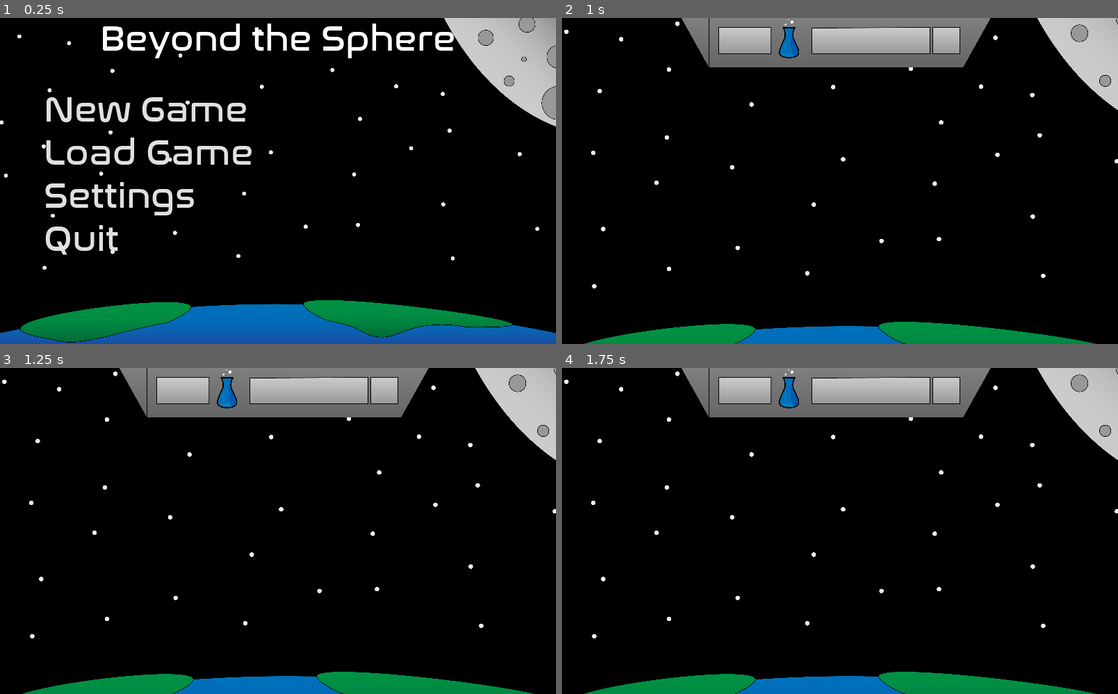
Above: before the commit, frames 1-4 (two rows, left to right).
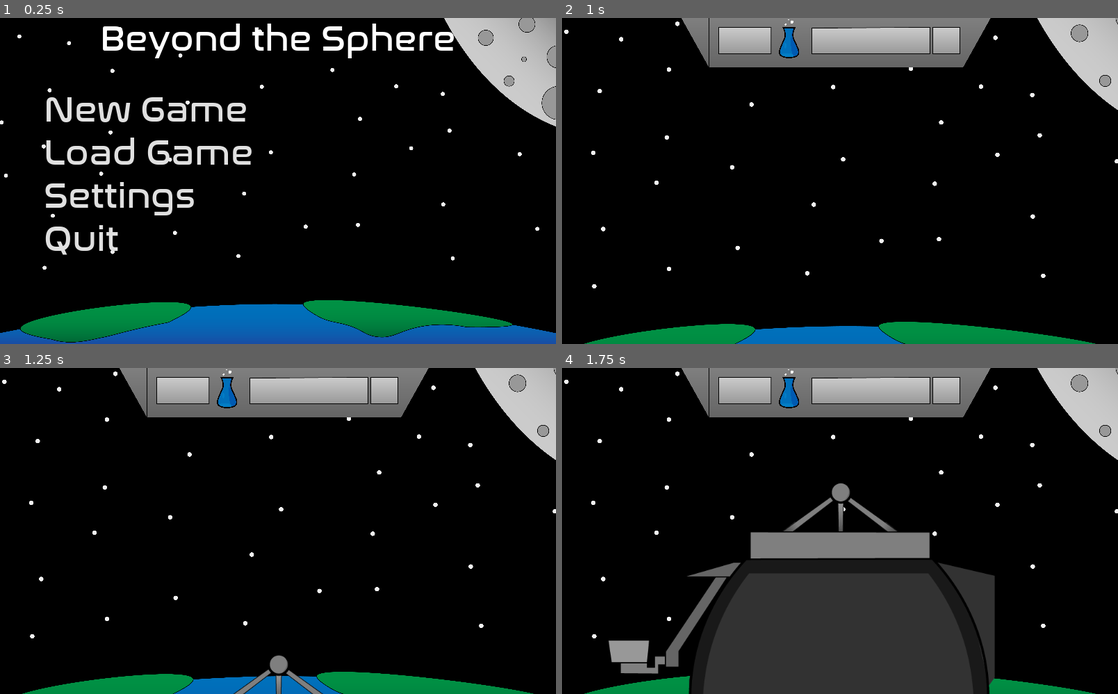
Above: after the commit, the same moments.

Repository: Periapsis-Studios/Beyond-the-Sphere-Vector
Game: Godot game, scene res://Scenes/MainMenu.tscn
Same seed, same stepped clock (60 frames per second), same inputs: the game is played once before the commit and once after it.
Inputs (mouse positions are in pixels of both pictures, inside the frame that each line leads up to):
- Up to frame 1 (0.25 s): no input
- Up to frame 2 (1 s): click "New Game" at 0.5 s
- Up to frame 3 (1.25 s): no input
- Up to frame 4 (1.75 s): move the mouse to (962, 514) at 1.27 s

Frames 1-2 are identical in both runs. In frame 3, 0.5% of the frame differs, in the area x 42-59%, y 88-100%; in frame 4, 25%, in the area x 8-78%, y 35-100%.

Commit message:
Docking done!!!

Diff:
--- a/Scenes/EarthMain.tscn
+++ b/Scenes/EarthMain.tscn
@@ -8,8 +8,9 @@
 anchor_bottom = 1.0
 script = ExtResource( 2 )
 
+[node name="Camera2D" type="Camera2D" parent="."]
+position = Vector2( 512, 300 )
+
 [node name="EarthUI" parent="." instance=ExtResource( 1 )]
 
-[node name="Camera2D" type="Camera2D" parent="."]
-
 [node name="Tween" type="Tween" parent="."]
--- a/Scenes/Modules/Soyuz.tscn
+++ b/Scenes/Modules/Soyuz.tscn
@@ -28,6 +28,7 @@
 texture = ExtResource( 2 )
 
 [node name="Button" type="Button" parent="."]
+visible = false
 margin_left = -166.276
 margin_top = -930.0
 margin_right = 165.882
--- a/Scripts/EarthMain.gd
+++ b/Scripts/EarthMain.gd
@@ -19,6 +19,7 @@
 
 	# TODO: Replace with isCorrectType
 	if true:
+		print("Entered dock if")
 		var tween: Tween = $Tween
 		var camera = $Camera2D
 		var area = moduleInstance.get_node("Area2D")
@@ -26,11 +27,13 @@
 		camera.add_child(moduleInstance)
 		match targetRot:
 			0:
+				print("Entered match 0")
 				moduleInstance.position.x = targetPos.x - moduleData.portPos[port].x
 				moduleInstance.position.y = targetPos.y - moduleData.portPos[port].y
 				moduleInstance.rotation = 0.0
 
-				if area.get_overlapping_areas() == null:
+				if area.get_overlapping_areas().empty():
+					print("Entered docking seq")
 					moduleInstance.position.y += 1000
 
 					tween.interpolate_property(
@@ -44,6 +47,7 @@
 					)
 					tween.start()
 				else:
+					print("Entered else")
 					camera.remove_child(moduleInstance)
 
 			90:
